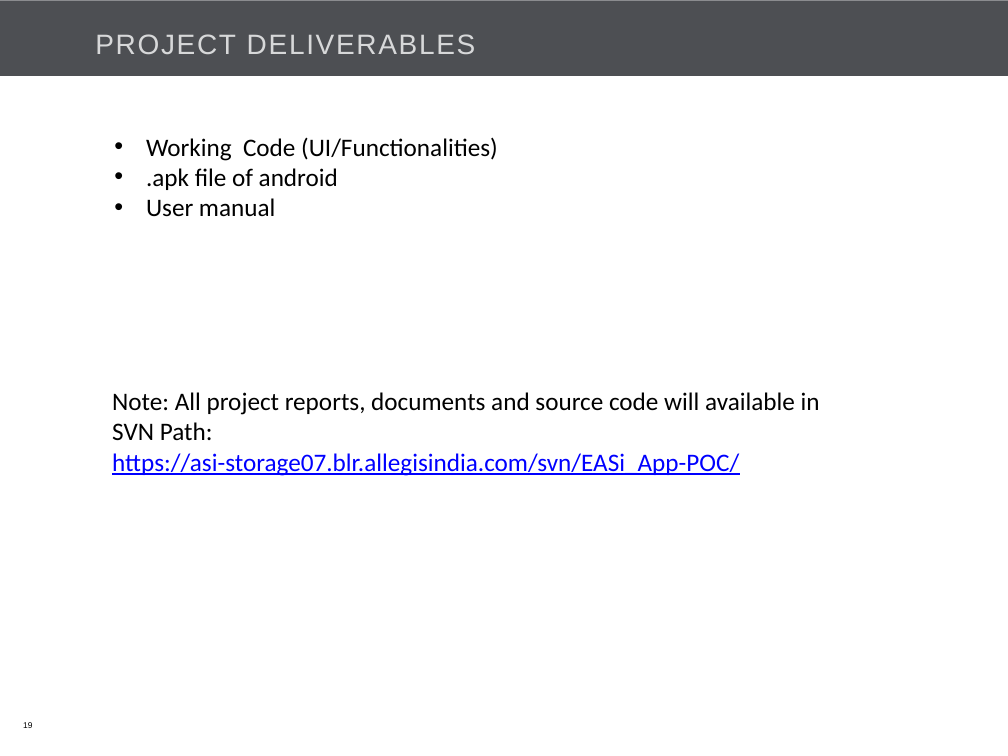
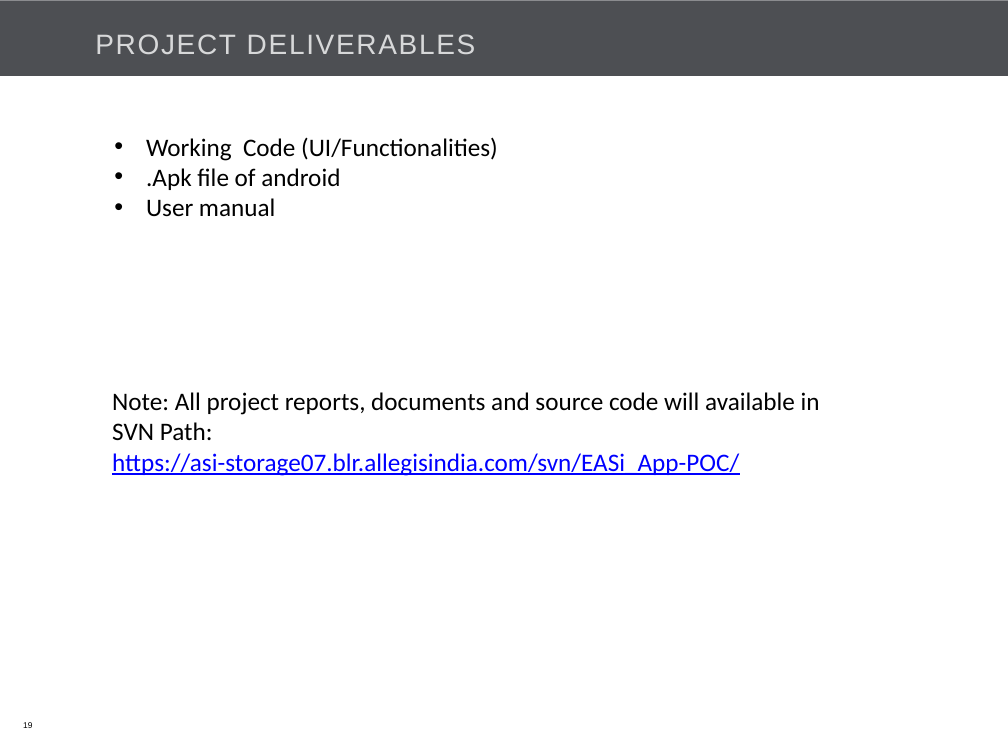
Before and after one commit to Bajarangi/demo, a slide deck: slide 19 of trunk/Internal/EasiCab/Documents/EASiCab_POC_kick off.pptx. Drawn at 1008x756 pixels with LibreOffice and Linux fonts; fonts in the diff are those of the drawing; background and template pictures are left out. Boxes give left, top, right and bottom in pixels: in the first picture for what was removed or moved away, otherwise in the second. Text is boxed around its words. In the diff, an @@ line names an element or a change of style, - is before the commit and + after.

Commit message:
changed .apk to .Apk

```diff
--- a/trunk/Internal/EasiCab/Documents/EASiCab_POC_kick off.pptx
+++ b/trunk/Internal/EasiCab/Documents/EASiCab_POC_kick off.pptx
@@ text at [146, 168, 340, 190]: text changed @@
-• .apk file of android
+• .Apk file of android
```
